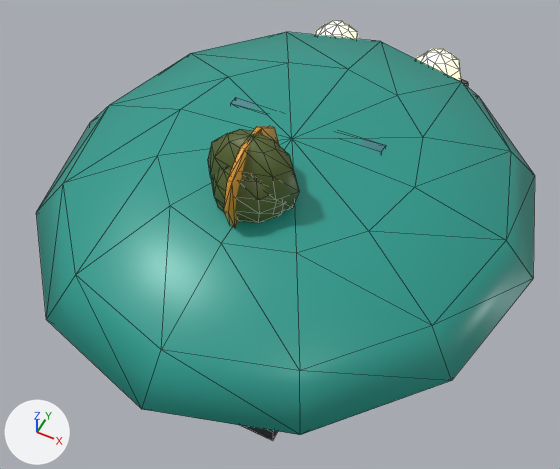
Renders of the glTF model public/models/cars/carrera.glb from each side of a commit.
Before and after are seen from a 50 mm camera at (0.92, -1.93, 2.37) aimed at (0.03, -0.17, 0.16). The axes (+X, +Y, +Z) are drawn at lower left. The lights are the same throughout. The first picture is the older version. Mesh edges are drawn as thin lines. Where no turn or scale is listed for an object, it has been applied to the vertices. Vertices at exactly the same position are counted once.

Objects in the first picture: 'Carrera'.
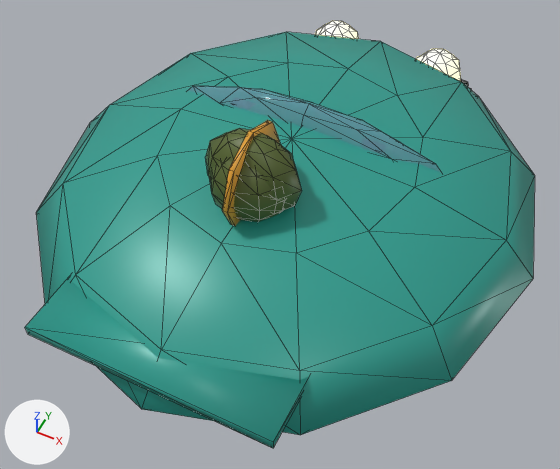
Where the newer file only moved an object's origin or applied its transform, the numbers keep the older frame.

Patch to the scene script:
```diff
--- a/public/models/cars/carrera.glb.py
+++ b/public/models/cars/carrera.glb.py
@@ mat_rubber @@
+mat_rubber = principled_material('Rubber')
+mat_rubber.base_color = (0.00304, 0.00335, 0.00439)  # black #0a0b0e
+mat_rubber.roughness = 0.9
@@ mat_glass_001 @@
+mat_glass_001 = principled_material('Glass.001')
+mat_glass_001.base_color = (0.0103, 0.0212, 0.0395)  # dark blue #1a2838
+mat_glass_001.roughness = 0.06
+mat_glass_001.alpha = 0.55
@@ mat_rubber_001 @@
+mat_rubber_001 = principled_material('Rubber.001')
+mat_rubber_001.base_color = (0.00304, 0.00304, 0.00304)  # black #0a0a0a
+mat_rubber_001.roughness = 0.85
@@ me_carrera @@
 # used by ob_carrera; location = (0.0, 0.055, 0.344)
-me_carrera.from_pydata(...)  # 424 vertices, 780 faces; spans x -0.95..0.95, y -1.11..1.11, z -0.4..0.4
+me_carrera.from_pydata(...)  # 486 vertices, 888 faces; spans x -0.95..0.95, y -1.11..1.11, z -0.4..0.42
+# me_carrera part 1: a new loose piece, a box spanning x -0.44..0.44, y -1.075..-0.795, z -0.044..-0.004, in mat_paint (cyan #2a9d8f)
+# me_carrera part 2: a new loose piece, an icosphere of 80 faces spanning x -0.58..0.58, y 0.0..0.16, z -0.14..0.22, in mat_glass (blue #88aacc)
+# me_carrera part 3: a new loose piece, a UV sphere (10 segments, 8 rings, poles along z) spanning x -0.14..0.14, y -0.5..-0.21, z 0.07..0.37, in mat_pilot (dark green #55642c)
+# me_carrera part 4: a new loose piece, an 8-sided cylinder along x spanning x -0.009..0.009, y -0.542..-0.168, z 0.044..0.419, in mat_trim_001 (orange #e0a030)
+# me_carrera part 5: the loose piece of 72 vertices spanning x -0.14..0.14, y -0.5..-0.21, z 0.05..0.34 is deleted
+# me_carrera part 6
+# 48 vertices are removed from x -0.06..0.06, y -0.54..-0.17, z 0.05..0.39
+# 125 faces are deleted
+# 6 vertices in x -0.09..0.09, y -0.39..-0.32, z 0.08 move by (0.0, 0.0, 0.02)
+# 6 vertices in x -0.02..0.04, y -0.29..-0.25, z 0.21..0.23 move by (0.0, 0.0, -0.01)
+# 4 vertices in x -0.11..0.11, y -0.3..-0.26, z 0.15..0.23 move by (0.0, 0.01, 0.01)
+# 4 vertices in x -0.11..0.11, y -0.45..-0.41, z 0.15..0.23 move by (0.0, -0.01, 0.01)
+# 35 vertices move from x -0.17..0.17, y -0.44..-0.25, z 0.06..0.32 to x -0.18..0.18, y -0.45..-0.24, z 0.07..0.32
+# 20 vertices are added at x -0.06..0.06, y -0.3..-0.24, z 0.2..0.22
+# 77 new faces join them, mat_rubber_001 (black #0a0a0a)
+# other edits to the shape of me_carrera do not show in these pictures
 me_carrera.materials.append(mat_matte)
@@ me_carrera @@
 me_carrera.materials.append(mat_trim_001)
-me_carrera.materials.append(mat_matte_001)  # dark green #3d4a22
-me_carrera.materials.append(mat_matte_002)  # black #111111
+me_carrera.materials.append(mat_rubber)  # black #0a0b0e
+me_carrera.materials.append(mat_glass_001)  # dark blue #1a2838
+me_carrera.materials.append(mat_rubber_001)  # black #0a0a0a
```

Pixel boxes [x1, y1, x2, y2] of what changed, in the pictures (560 x 469 px):
'Carrera', reshaped: before [36, 21, 535, 440]; after [25, 21, 535, 448]
part 1 of me_carrera, added: after [25, 275, 309, 448]
part 2 of me_carrera, added: after [187, 86, 442, 173]
part 3 of me_carrera, added: after [210, 144, 285, 222]
part 4 of me_carrera, added: after [222, 120, 280, 226]
part 5 of me_carrera, deleted: before [212, 169, 284, 223]
part 6 of me_carrera, built on: before [208, 126, 299, 227]; after [206, 133, 302, 210]
